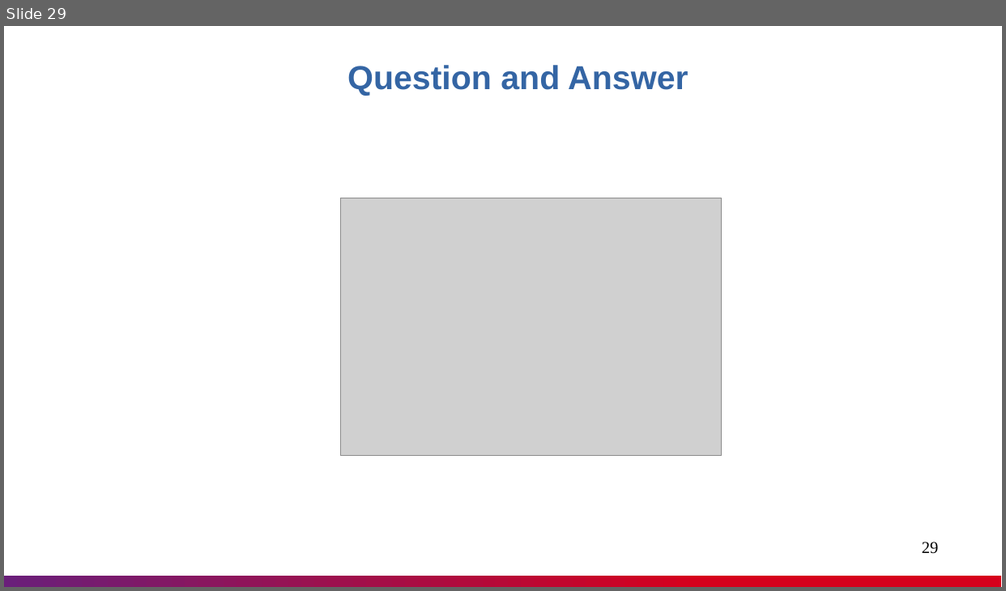
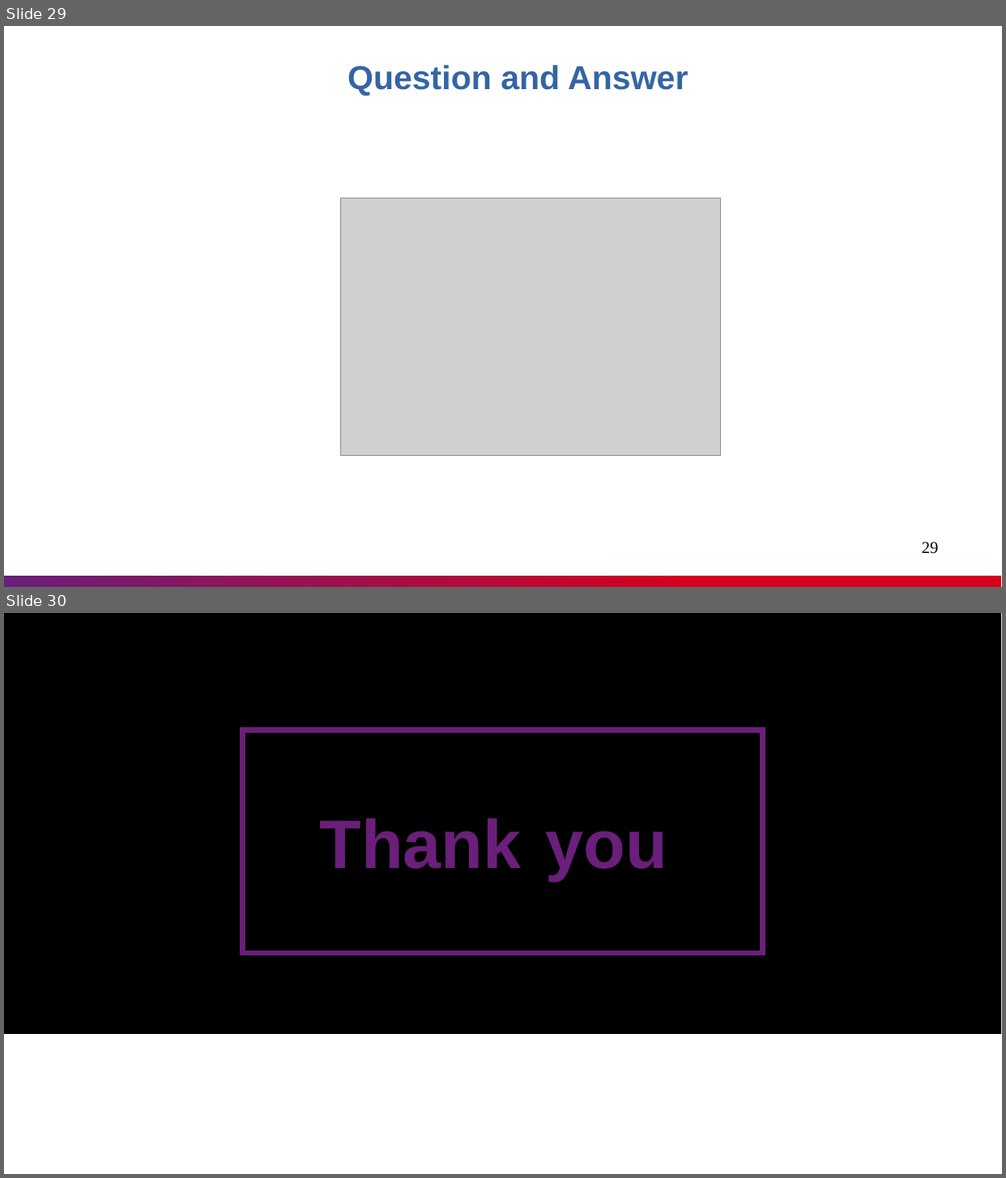
Before and after one commit to nashtech-garage/kubernetes, a slide deck: documents/K8s_Knowledge_Sharing.pptx. Shown one above the other, each under a label of ours: slide 29 before the commit, slides 29 and 30 after it. The pictures are 1006x591 and 1006x1178 pixels, drawn with LibreOffice and Linux fonts; fonts in the diff are those of the drawing; grey boxes stand for pictures; background and template pictures are left out. Boxes give left, top, right and bottom in pixels: in the first picture for what was removed or moved away, otherwise in the second. Text is boxed around its words. In the diff, an @@ line names an element or a change of style, - is before the commit and + after.

```diff
--- a/documents/K8s_Knowledge_Sharing.pptx
+++ b/documents/K8s_Knowledge_Sharing.pptx
@@ slide 30 added at [4,613,1002,1174], background #FFFFFF @@
@@ rectangle added at [4,613,1001,1034], fill #000000 @@
@@ rectangle added at [243,730,763,954], outline #6A1F7A 4.99 pt @@
@@ text added at [319,818,667,881], 66 pt, text #6A1F7A, bold @@
+Thank you
```
Also in this commit, not shown: 4 slides changed, 1 slide removed, 1 other file.
